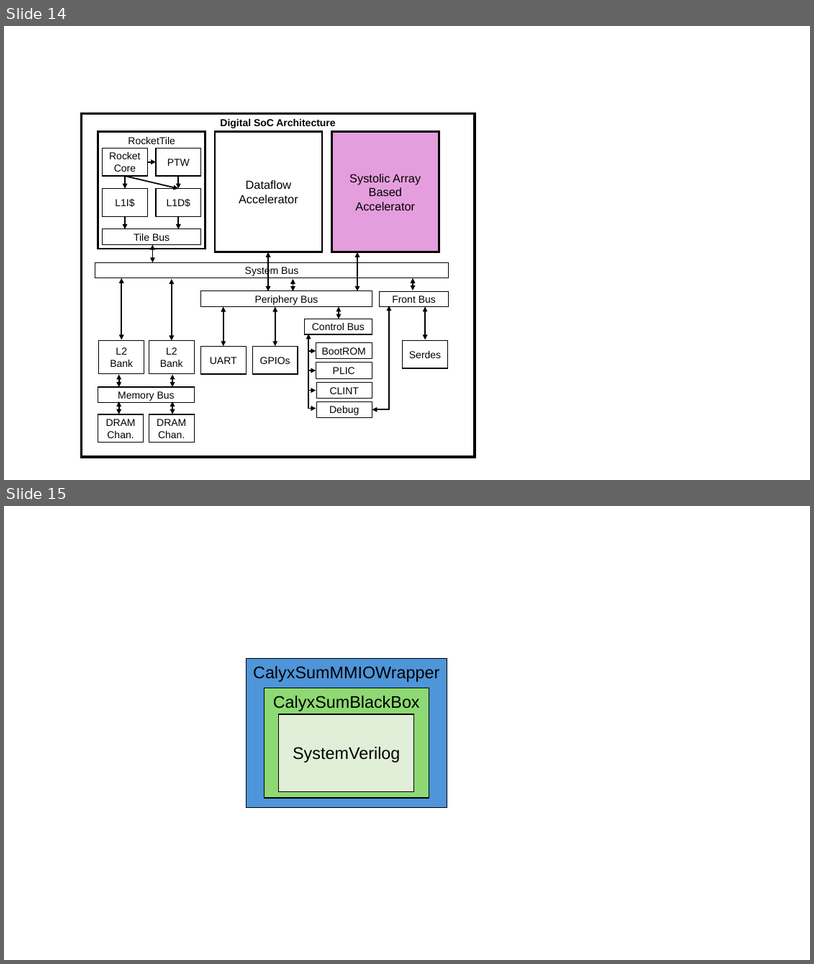
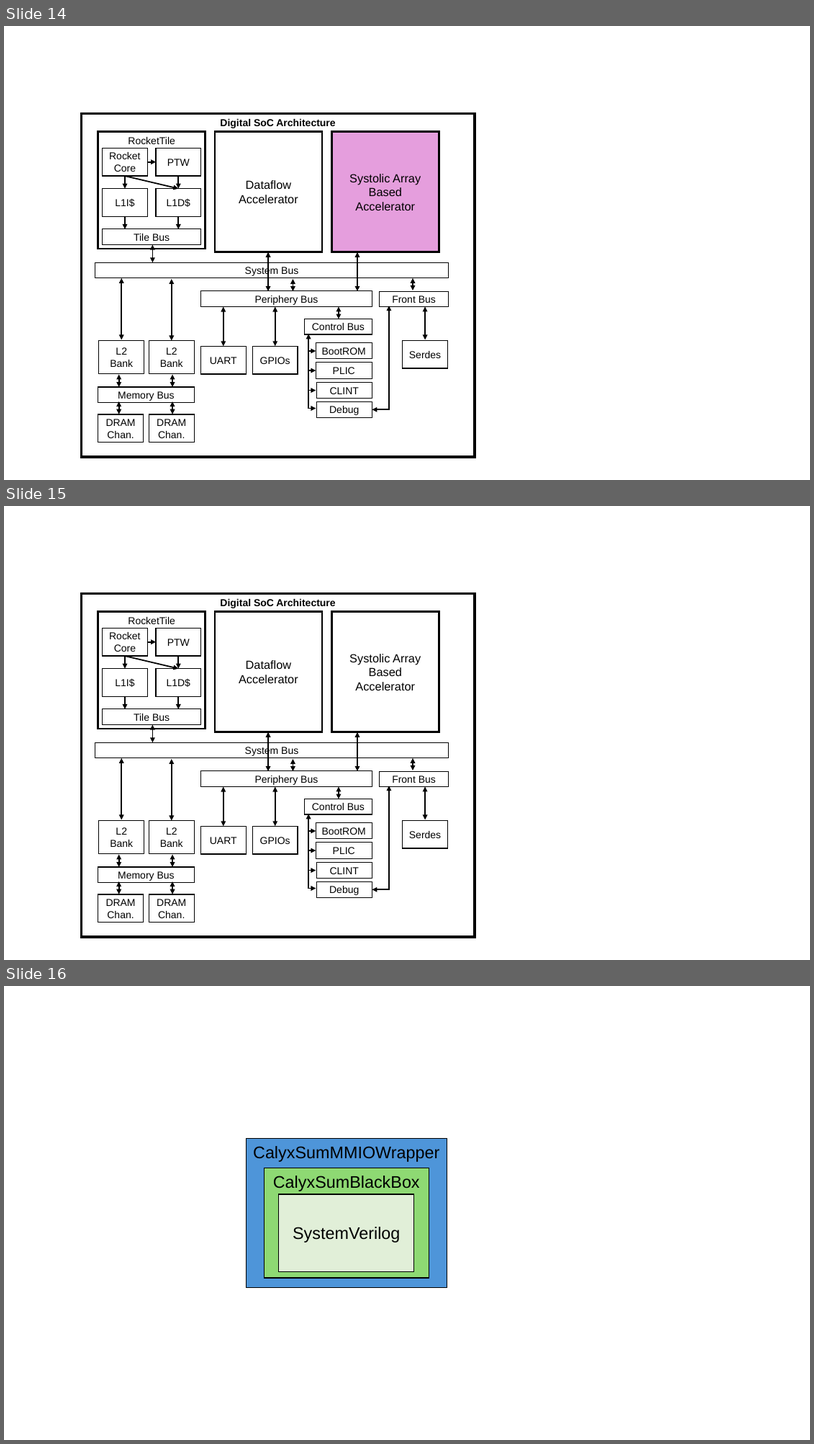
Before and after one commit to vighneshiyer/publications, a slide deck: figs/latte24/figs.pptx. Shown one above the other, each under a label of ours: slides 14 and 15 before the commit, slides 14, 15 and 16 after it. The pictures are 814x964 and 814x1444 pixels, drawn with LibreOffice and Linux fonts; fonts in the diff are those of the drawing. Boxes give left, top, right and bottom in pixels: in the first picture for what was removed or moved away, otherwise in the second. Text is boxed around its words. In the diff, an @@ line names an element or a change of style, - is before the commit and + after.

Commit message:
Minor edits to the slides

```diff
--- a/figs/latte24/figs.pptx
+++ b/figs/latte24/figs.pptx
@@ slide 15 added at [4,506,810,960], background #FFFFFF @@
@@ group added at [82,594,475,937]: 25 rectangles, 15 double arrows, 11 arrows, 1 elbow double arrow @@
+Digital SoC Architecture
+RocketTile
+Rocket
+Core
+PTW
+L1I$
+L1D$
+Tile Bus
+System Bus
+Periphery Bus
+Control Bus
+Front Bus
+UART
+GPIOs
+L2 Bank
+L2 Bank
+BootROM
+PLIC
+CLINT
+Debug
+Serdes
+Memory Bus
+DRAM Chan.
+DRAM Chan.
+Dataflow Accelerator
+Systolic Array Based
+Accelerator
@@ what was slide 15 is now slide 16 @@
```
Also in this commit, not shown: 2 other slides added, 6 other files.
